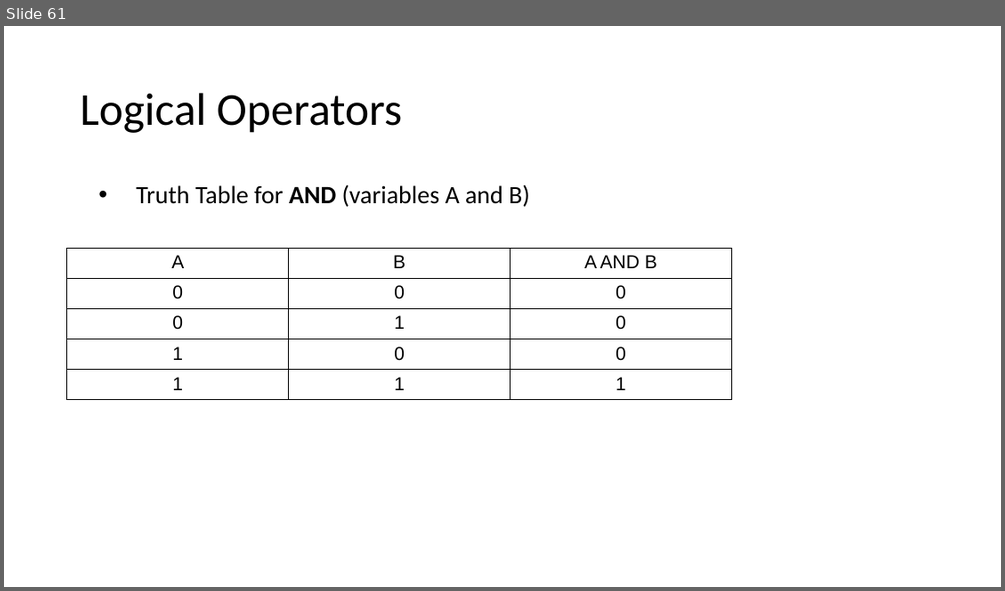
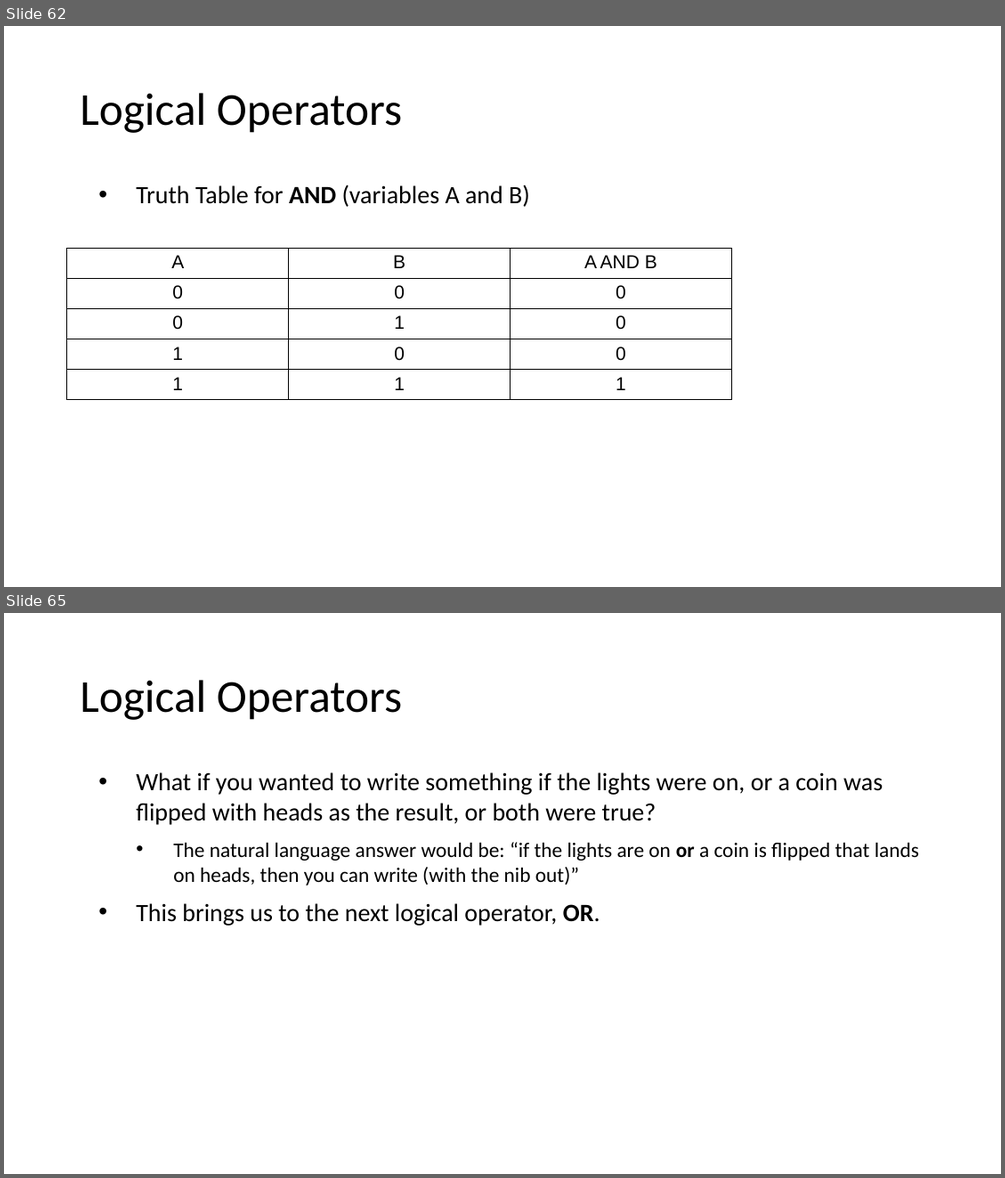
Before and after one commit to MrJoshGross/Course-Curricular-Material, a slide deck: wip/Lecture 2 - Binary, Logic, and Logical Operators.pptx. Shown one above the other, each under a label of ours: slide 61 before the commit, slides 62 and 65 after it; the slides between them are not shown. The pictures are 1005x591 and 1005x1178 pixels, drawn with LibreOffice and Linux fonts; fonts in the diff are those of the drawing. Boxes give left, top, right and bottom in pixels: in the first picture for what was removed or moved away, otherwise in the second. Text is boxed around its words. In the diff, an @@ line names an element or a change of style, - is before the commit and + after.

Commit message:
Update Lecture 2 - Binary, Logic, and Logical Operators.pptx
finished and, added or, xor

```diff
--- a/wip/Lecture 2 - Binary, Logic, and Logical Operators.pptx
+++ b/wip/Lecture 2 - Binary, Logic, and Logical Operators.pptx
@@ slide 65 added at bbox=[4, 613, 1001, 1174], background #FFFFFF @@
@@ title added at bbox=[80, 680, 402, 720], 44 pt, text #000000 @@
+Logical Operators
@@ text added at bbox=[136, 772, 919, 925], 24 pt, text #000000 @@
+• What if you wanted to write something if the lights were on, or a coin was flipped with heads as the result, or both were true?
+  • The natural language answer would be: “if the lights are on or a coin is flipped that lands on heads, then you can write (with the nib out)”
+• This brings us to the next logical operator, OR.
@@ what was slide 61 is now slide 62 @@
```
Also in this commit, not shown: 2 slides changed, 39 other slides added.
